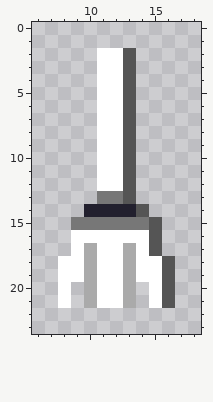
Pixel-art file -- assets/icons/angelus2010/OverlayToolbar/ang-brush.aseprite. Above: the version before the commit.
24x24 pixels, 1 frame. Shown: x 6..18, y 0..23.
After the commit:
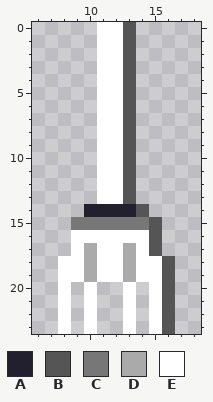
Palette (. is transparent): A #22202e  B #555555  C #777777  D #aaaaaa  E #ffffff
Edits made:
y 0..1: x 11..13 ... -> EEB
y 13: x 11..12 CC -> EE
y 20..21: x 10..13 DEED -> E..E
y 22..23: x 8 . -> E; x 10 . -> E; x 13 . -> E; x 15..16 .. -> EB
Where, in picture pixels (left, top, right, bottom), the same in both pictures:
added: (97, 22, 136, 48)
changed: (97, 191, 123, 204)
changed: (58, 282, 175, 334)
